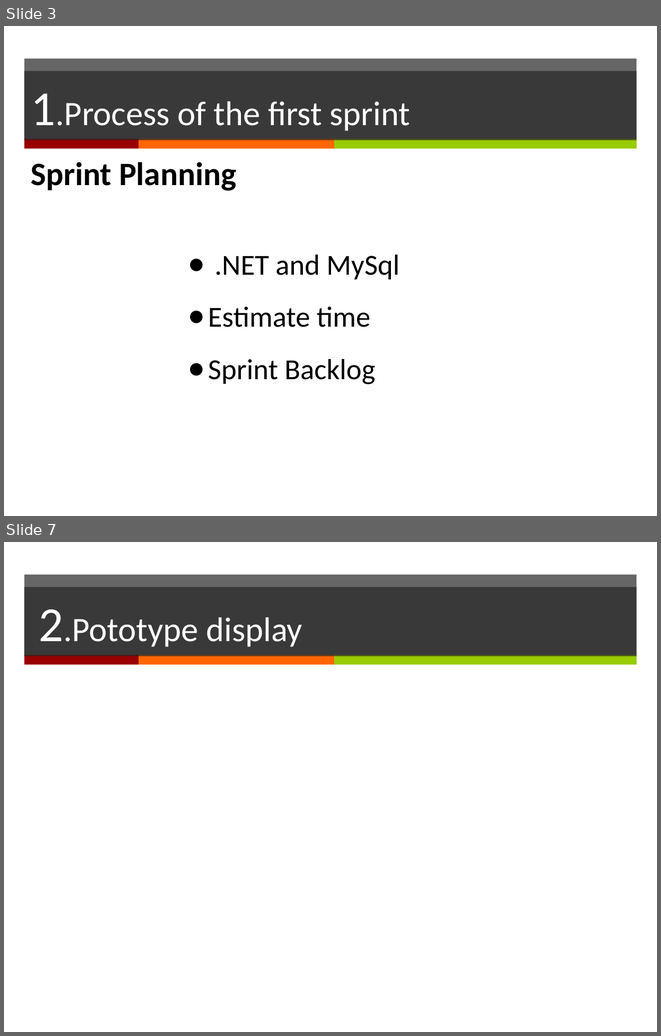
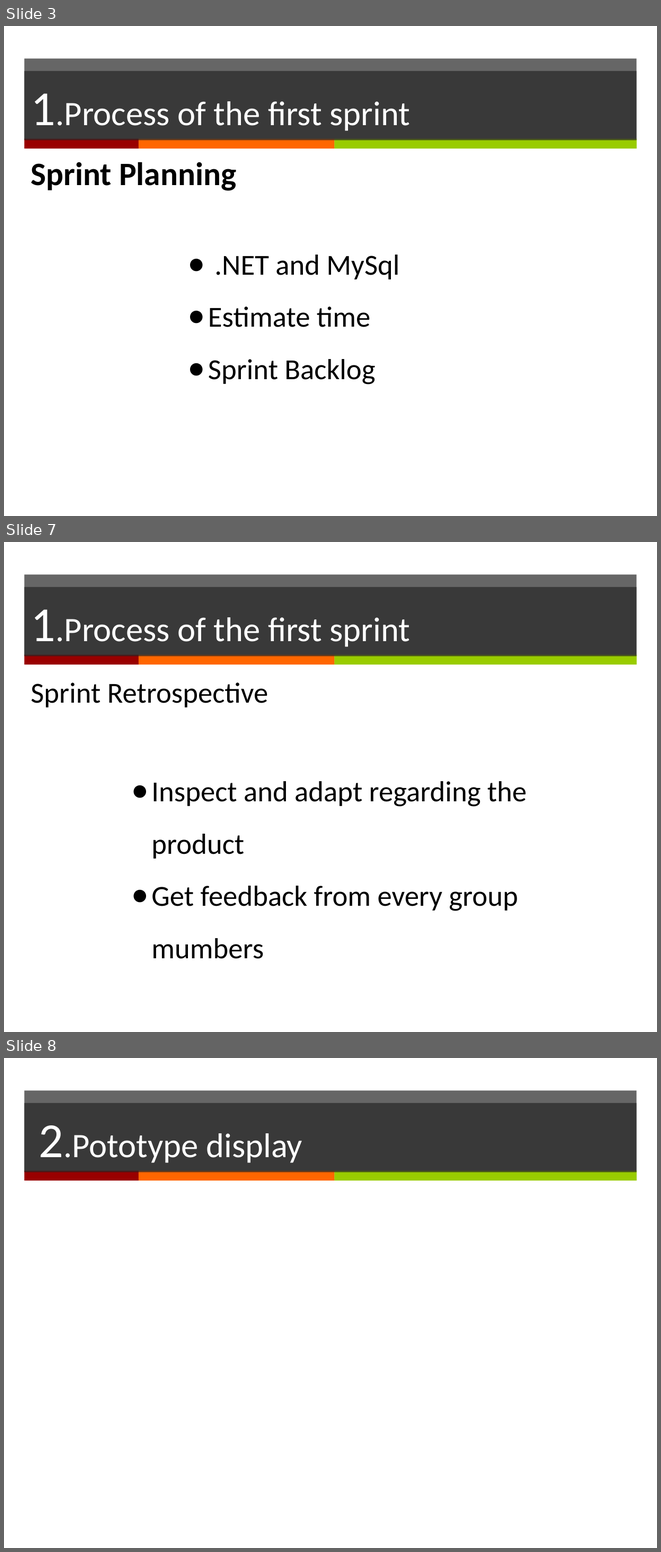
Before and after one commit to yadwinds/761_VEL, a slide deck: PCB/08 report/prototype presentation modle.pptx. Shown one above the other, each under a label of ours: slides 3 and 7 before the commit, slides 3, 7 and 8 after it; the slides between them are not shown. The pictures are 661x1036 and 661x1552 pixels, drawn with LibreOffice and Linux fonts; fonts in the diff are those of the drawing. Boxes give left, top, right and bottom in pixels: in the first picture for what was removed or moved away, otherwise in the second. Text is boxed around its words. In the diff, an @@ line names an element or a change of style, - is before the commit and + after.

```diff
--- a/PCB/08 report/prototype presentation modle.pptx
+++ b/PCB/08 report/prototype presentation modle.pptx
@@ slide 7 added at <box>4,542,657,1032</box>, background #FFFFFF; not listed: 4 template elements that a slide beside it also shows @@
@@ title added at <box>24,587,637,656</box>, fill #262626 at 70% opacity, 37.8 pt, text #FFFFFF @@
+1.Process of the first sprint
@@ text added at <box>30,682,268,707</box>, 32 pt, text #000000 @@
+Sprint Retrospective
@@ text added at <box>151,781,527,959</box>, 32 pt, text #000000 @@
+● Inspect and adapt regarding the product
+● Get feedback from every group mumbers
@@ what was slide 7 is now slide 8 @@
```
Also in this commit, not shown: 3 slides changed.
